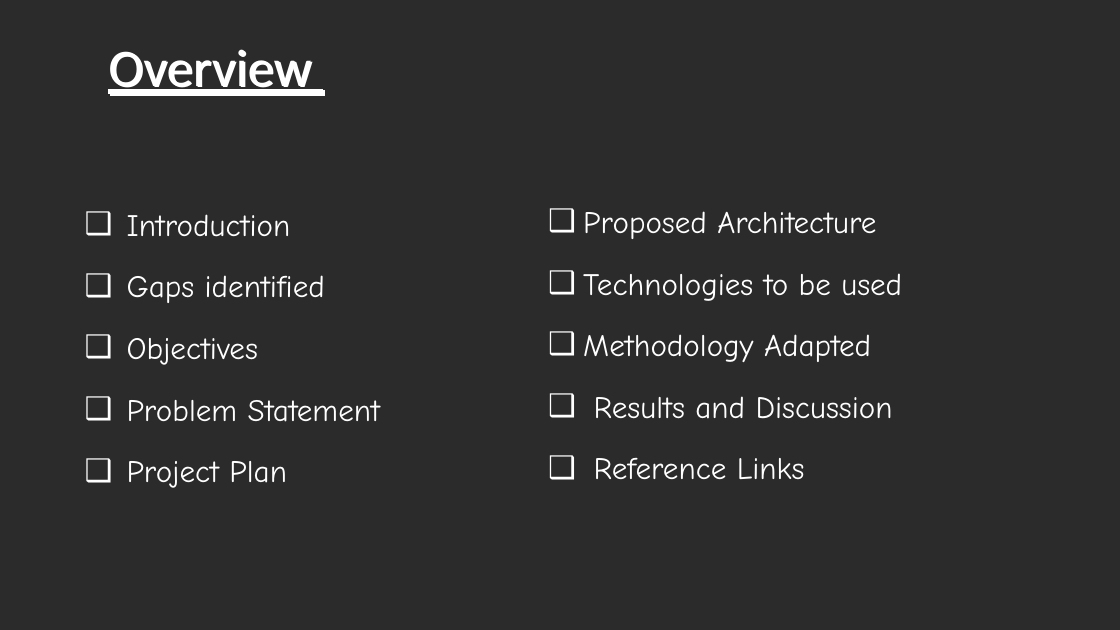
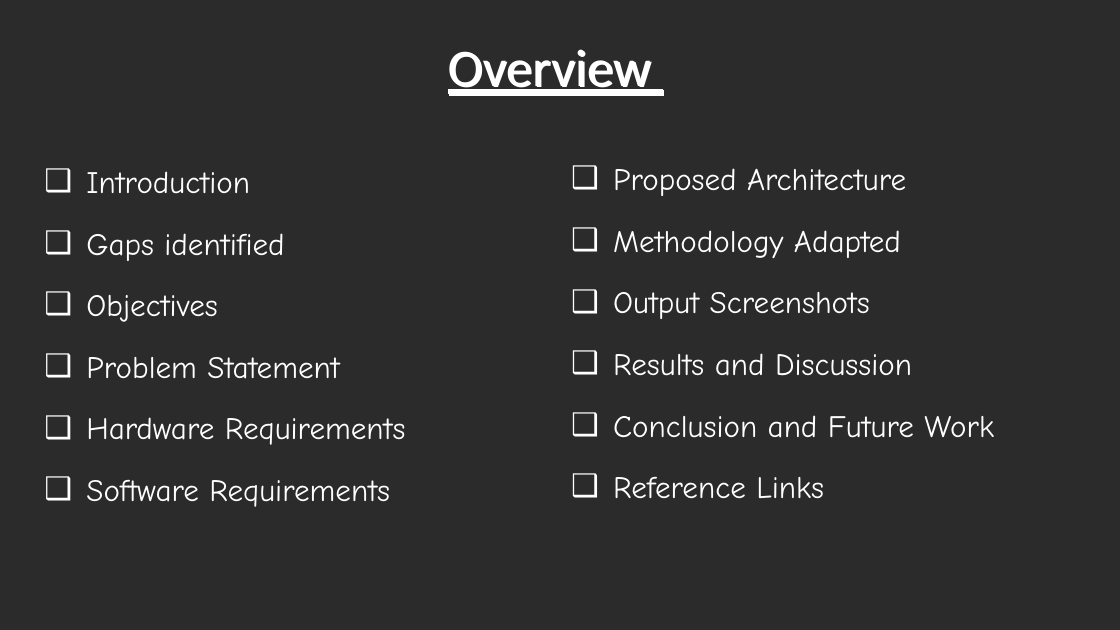
Before and after one commit to Sahithya132002/Final-Year-Project, a slide deck: slide 2 of Review 2.pptx. Drawn at 1120x630 pixels with LibreOffice and Linux fonts; fonts in the diff are those of the drawing; background and template pictures are left out; a plain dark background stands for a picture behind light text. Boxes give left, top, right and bottom in pixels: in the first picture for what was removed or moved away, otherwise in the second. Text is boxed around its words. In the diff, an @@ line names an element or a change of style, - is before the commit and + after.

```diff
--- a/Review 2.pptx
+++ b/Review 2.pptx
@@ title "Overview": place and size @@
-title "Overview" at box(108, 49, 311, 96)
+title "Overview" at box(448, 49, 651, 96)
@@ title "Overview" at box(448, 49, 651, 96): alignment left to centre @@
@@ text "Introduction": place and size @@
-text "Introduction" at box(127, 214, 380, 488)
+text "Introduction" at box(86, 171, 406, 507)
@@ text "Proposed Architecture": place and size @@
-text "Proposed Architecture" at box(583, 211, 902, 479)
+text "Proposed Architecture" at box(613, 168, 994, 499)
@@ text at box(613, 168, 912, 499): indent changed @@
@@ text at box(583, 273, 902, 301): paragraph removed @@
-❑ Technologies to be used
@@ text at box(613, 292, 870, 319): paragraph added @@
+❑ Output Screenshots
@@ text at box(86, 417, 406, 507): text changed @@
-❑ Project Plan
+❑ Hardware Requirements
+❑ Software Requirements
@@ text at box(613, 415, 994, 438): paragraph added @@
+❑ Conclusion and Future Work
```
Also in this commit, not shown: 12 other slides changed, 7 slides added, 3 slides removed, 4 other files.
